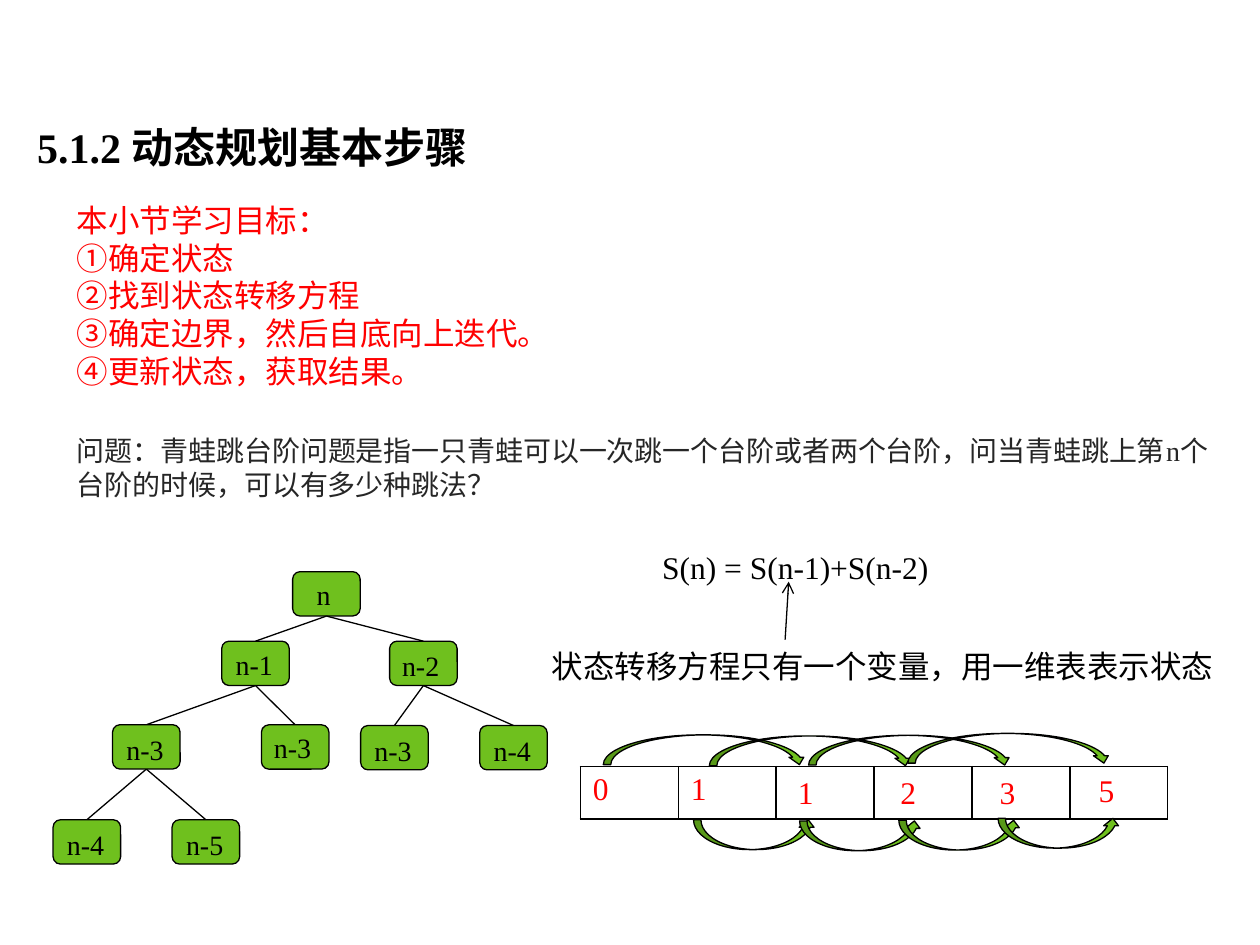
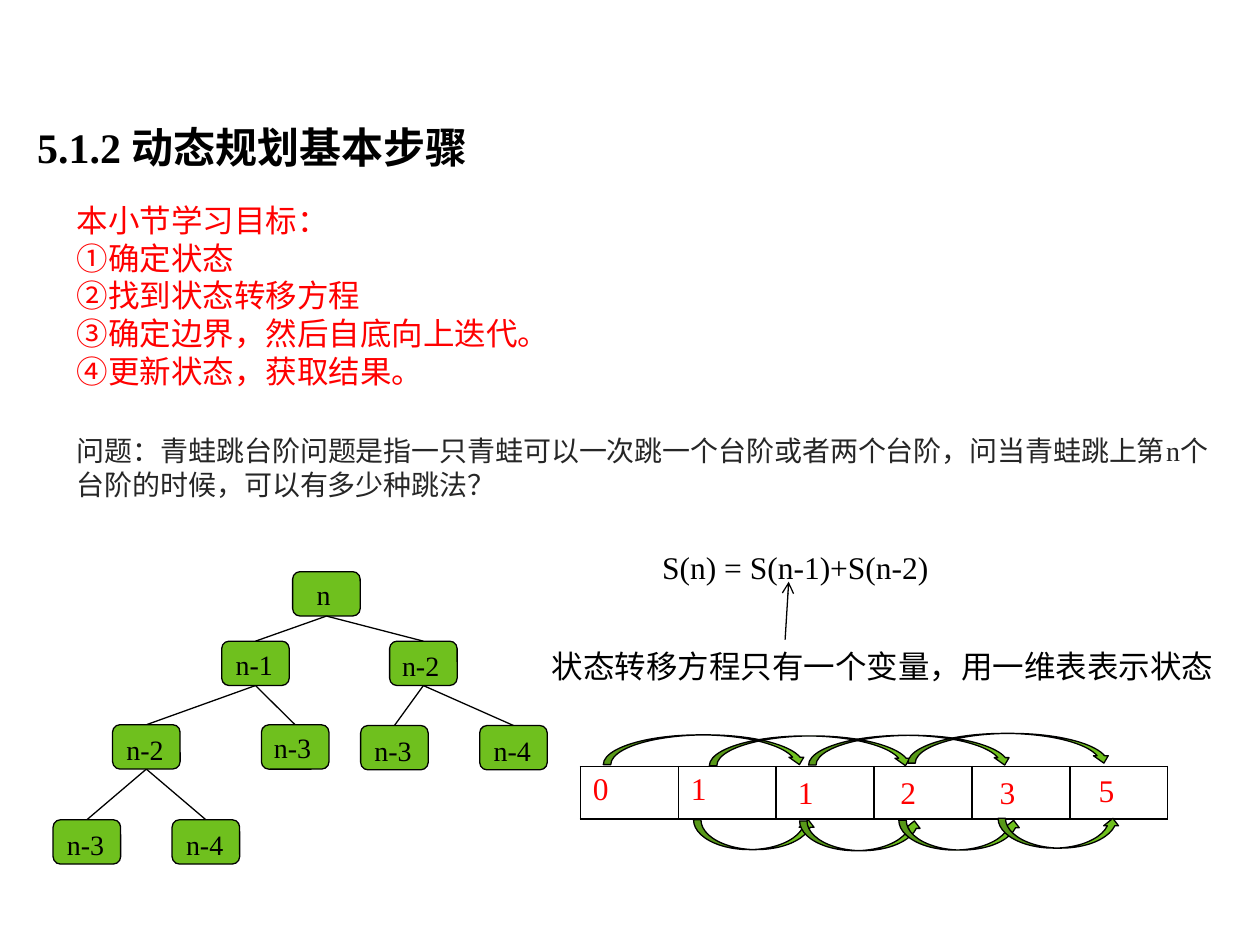
Before and after one commit to liutongling/DP, a slide deck: slide 14 of file/第5章 动态规划法.pptx. Drawn at 1260x945 pixels with LibreOffice and Linux fonts; fonts in the diff are those of the drawing; background and template pictures are left out. Boxes give left, top, right and bottom in pixels: in the first picture for what was removed or moved away, otherwise in the second. Text is boxed around its words. In the diff, an @@ line names an element or a change of style, - is before the commit and + after.

```diff
--- a/file/第5章 动态规划法.pptx
+++ b/file/第5章 动态规划法.pptx
@@ text at <box>126,741,163,760</box>: text changed @@
-n-3
+n-2
@@ text at <box>67,836,104,856</box>: text changed @@
-n-4
+n-3
@@ text at <box>186,836,223,855</box>: text changed @@
-n-5
+n-4
```
Also in this commit, not shown: 2 other slides changed.
